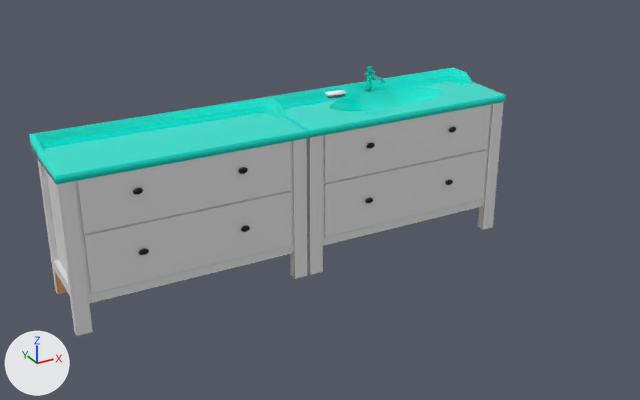
The Blender file Assets/3D model/sink_cabinet/source/sink_cabinet.blend: old version first, new version second.
Both versions are drawn from a camera (50 mm lens) standing at (-2.71, -4.13, 2.38) and looking at (-0.55, -0.19, 0.41). The axes (+X, +Y, +Z) are drawn at lower left. The lights are the same throughout.

Names of what the first picture shows: 'Object_10', 'Object_10.001', 'Object_9', 'Object_9.001', 'drawer1', 'drawer1.001', 'drawer2', 'drawer2.001', 'faucet', 'soap_holder'.
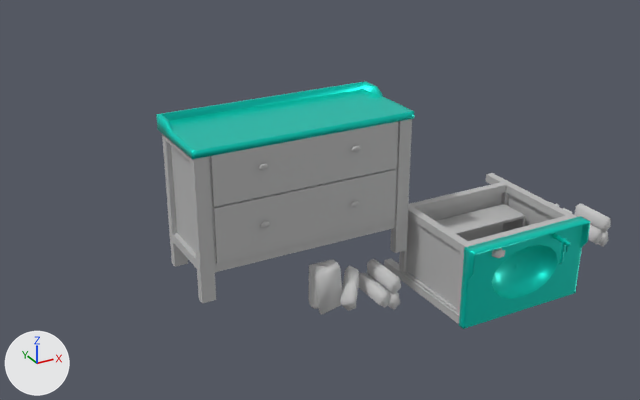
ob_sketchfab_timeframe_002 is not drawn itself; it is the parent of ob_object_2_001, ob_object_7_002.
ob_frame_0 is not drawn itself; it is the parent of ob_object_9, ob_object_10, ob_soap_holder, ob_faucet, ob_drawer1, ob_drawer2, ob_towels.

Where the newer file only moved an object's origin or applied its transform, the numbers keep the older frame.

Location of each change, [x1, y1, x2, y2] in pixels of the pictures (640 x 400 px):
'sink_table_Frame', added
    after: [156, 81, 414, 304]
'Object_9', surface changed, mesh moved, reshaped (45% narrower, 58% taller)
    before: [266, 67, 506, 138]
    after: [459, 216, 590, 329]
'Object_10', surface changed, mesh moved, reshaped
    before: [307, 102, 504, 275]
    after: [384, 173, 577, 324]
'Object_9.001', deleted
    before: [29, 97, 308, 184]
'drawer2.001', deleted
    before: [84, 191, 292, 294]
'drawer1.001', deleted
    before: [77, 141, 291, 233]
'drawer2', surface changed, mesh moved, reshaped
    before: [324, 150, 487, 237]
    after: [436, 204, 526, 241]
'drawer_mesh', added
    after: [213, 169, 396, 264]
'Object_10.001', deleted
    before: [37, 138, 308, 336]
'drawer_mesh.001', added
    after: [210, 122, 398, 206]
'drawer1', surface changed, mesh moved, reshaped
    before: [324, 105, 490, 183]
    after: [468, 223, 536, 242]
'towels', reshaped (not visible before)
    after: [309, 259, 401, 315]
'towels.001', mesh moved, reshaped (not visible before)
    after: [550, 202, 611, 247]
'faucet', surface changed, mesh moved, reshaped
    before: [364, 66, 385, 92]
    after: [550, 233, 571, 264]
'soap_holder', mesh moved, reshaped (36% narrower, 22% taller)
    before: [325, 90, 346, 98]
    after: [492, 248, 505, 258]

Edits to the bpy script that builds the scene:
```text
Change mat_sinkcabinet:
    remove # nodes: BsdfPrincipled, Math x2, NormalMap, OutputMaterial, SeparateColor, TexImage x3
    remove # uses the picture img_image_3
    remove # uses the picture img_image_4
    remove # uses the picture img_image_5
    nodes: BsdfPrincipled, Math x2, OutputMaterial, RGB, SeparateColor
    colours: grey #bcbcbc
Change mat_plastic_contertop:
    remove n5 = _N.new('ShaderNodeTexImage'); n5.name = 'Image Texture.001'
    remove n5.image = img_image_1
    where n4 = _N.new('ShaderNodeSeparateColor'); n4.name = 'Separate Color'
    remove _L.new(n5.outputs[0], n4.inputs[0])  # 'Color' to 'Color'
Change me_object_3:
    where me_object_3.from_pydata(...)  # 199 vertices, 208 faces; spans x -0.415..0.415, y -0.972..-0.735, z -0.25..0.236
    used by ob_object_9; parent = ob_frame_0; location = (0.0, 0.0, 0.0)
    me_object_3 part 1: the whole mesh is moved by (0.431, 0.0, 0.0)
Change me_object_4:
    where me_object_4.from_pydata(...)  # 376 vertices, 206 faces, 1 loose edge; spans x -0.41..0.41, y -0.78..0.0, z -0.245..0.235
    used by ob_object_10; parent = ob_frame_0; location = (0.0, 0.0, 0.0)
    me_object_4 part 2: the whole mesh is moved by (0.429, 0.0, 0.0)
Change me_object_5:
    where me_object_5.from_pydata(...)  # 45 vertices, 42 faces; spans x -0.2605..-0.1589, y -0.8482..-0.8122, z 0.1488..0.2094
    used by ob_soap_holder; parent = ob_frame_0; location = (0.0119, 0.0, 0.0); scale = (0.766, 1.0, 1.0)
    me_object_5 part 3: the whole mesh is moved by (0.4637, 0.0, 0.0)
Change me_object_3_001:
    where me_object_3_001.from_pydata(...)  # 119 vertices, 111 faces; spans x -0.029..0.029, y -1.026..-0.862, z 0.042..0.219
    used by ob_faucet; parent = ob_frame_0; location = (0.0, 0.0745, 0.0); scale = (0.763, 1.0, 1.0)
    me_object_3_001 part 4: the whole mesh is moved by (0.794, 0.0, 0.0)
Change me_object_4_003:
    where me_object_4_003.from_pydata(...)  # 146 vertices, 132 faces; spans x -0.35..0.35, y -0.503..-0.203, z -1.108..-0.745
    used by ob_drawer1; parent = ob_frame_0; location = (-0.00149, -0.312, 0.844)
    me_object_4_003 part 5: the whole mesh is moved by (0.424, 0.0, 0.005)
Change me_object_4_001:
    where me_object_4_001.from_pydata(...)  # 146 vertices, 132 faces; spans x -0.35..0.35, y -0.503..-0.203, z -1.108..-0.745
    used by ob_drawer2; parent = ob_frame_0; location = (0.0, 0.0, 0.847)
    me_object_4_001 part 6: the whole mesh is moved by (0.424, 0.0, 0.005)
Change me_object_5_003:
    where me_object_5_003.from_pydata(...)  # 173 vertices, 140 faces; spans x -0.341..0.33, y -0.484..-0.222, z -0.423..-0.119
    used by ob_towels_001; parent = ob_frame_0_002; location = (0.0, 0.0, 0.198); scale = (0.697, 1.0, 1.0)
    me_object_5_003 part 7: the whole mesh is moved by (1.736, 0.0, 0.001)
Change ob_frame_0:
    ob_frame_0.parent: ob_object_7 -> ob_sink_table_w_faucet
Change ob_sketchfab_timeframe_002:
    remove ob_sketchfab_timeframe_002.parent = ob_table_model_1
Remove ob_drawer1_001:
    ob_drawer1_001 = bpy.data.objects.new('drawer1.001', me_object_4_005)
Remove ob_drawer2_001:
    ob_drawer2_001 = bpy.data.objects.new('drawer2.001', me_object_4_006)
Remove ob_object_9_001:
    ob_object_9_001 = bpy.data.objects.new('Object_9.001', me_object_3_002)
Remove ob_object_10_001:
    ob_object_10_001 = bpy.data.objects.new('Object_10.001', me_object_4_004)
Add ob_sink_table_w_faucet:
    ob_sink_table_w_faucet = bpy.data.objects.new('sink_table_w_faucet', None)
    ob_sink_table_w_faucet.location = (0.0, 0.0, 0.0)
Add ob_sink_table_frame:
    ob_sink_table_frame = bpy.data.objects.new('sink_table_Frame', me_object_4_004_1)  # 506 vertices, 318 faces, 1 loose edge; spans x -1.962..-0.657, y -0.271..0.241, z -0.002..0.899
    ob_sink_table_frame.location = (0.662, 0.0, 0.0)
Add ob_drawer_mesh:
    ob_drawer_mesh = bpy.data.objects.new('drawer_mesh', me_drawer_mesh)  # 146 vertices, 132 faces; spans x -1.86..-0.76, y -0.282..0.1, z 0.212..0.528
    ob_drawer_mesh.location = (0.662, -0.006, 0.0)
Add ob_drawer_mesh_001:
    ob_drawer_mesh_001 = bpy.data.objects.new('drawer_mesh.001', me_drawer_mesh_001)  # 146 vertices, 132 faces; spans x -1.863..-0.762, y -0.285..0.096, z 0.54..0.856
    ob_drawer_mesh_001.location = (0.662, -0.006, 0.0)
```
